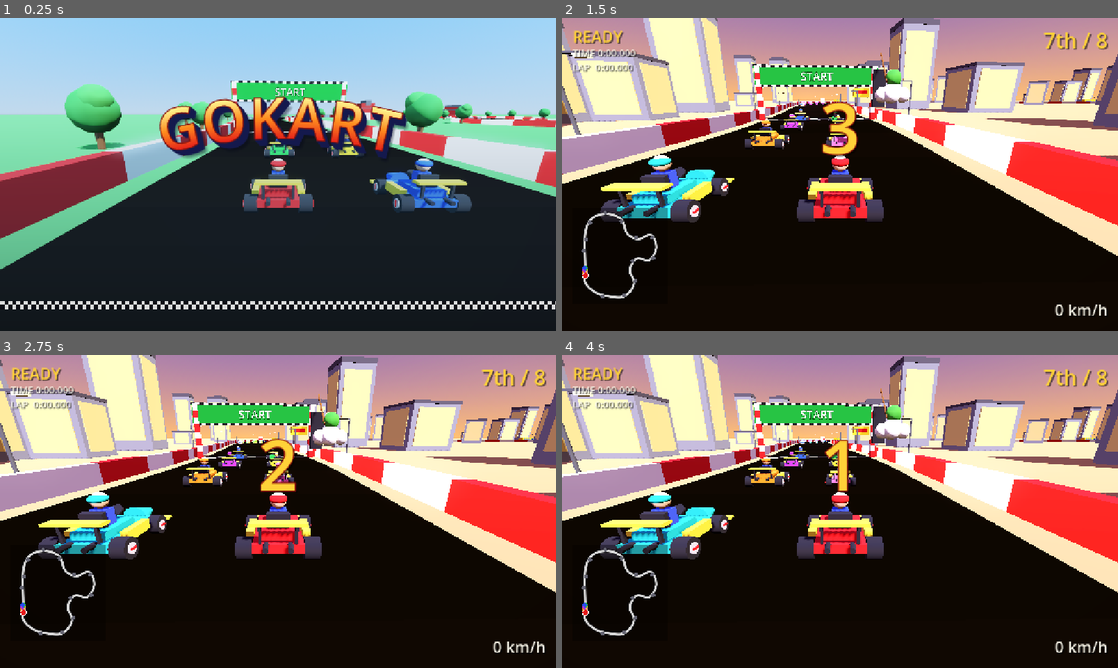
Above: before the commit, frames 1-4 (two rows, left to right).
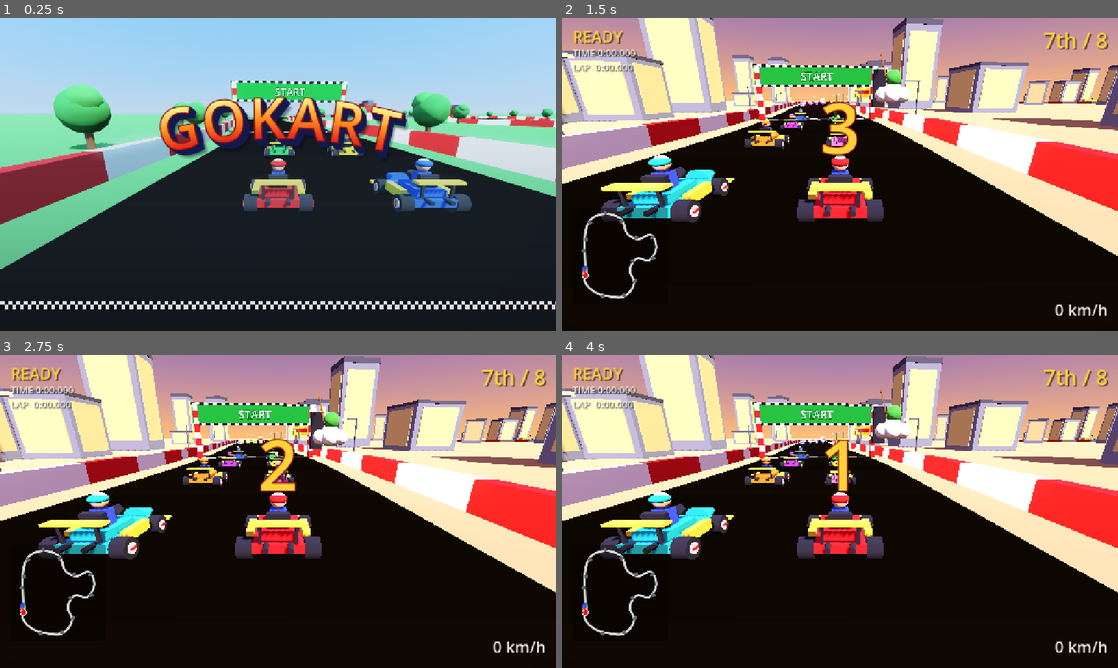
Above: after the commit, the same moments.

Repository: AgentiLoop/GoKart
Game: Godot game, scene res://scenes/menu.tscn
Same seed, same stepped clock (60 frames per second), same inputs: the game is played once before the commit and once after it.
Inputs (mouse positions are in pixels of both pictures, inside the frame that each line leads up to):
- Up to frame 1 (0.25 s): no input
- Up to frame 2 (1.5 s): tap Enter at 0.5, 1.25 s; move the mouse to (962, 158) at 0.52 s; hold D (steer_right) 0.53-1.28 s; hold Space (drift) 0.53-1.28 s; click (962, 158) at 0.67 s; move the mouse to (728, 190) at 1.27 s; hold S (brake) from 1.28 s (still down); tap E (use_item) at 1.35 s
- Up to frame 3 (2.75 s): move the mouse to (333, 442) at 2.02 s; release S (brake) at 2.03 s; hold D (steer_right) from 2.03 s (still down); tap Q (use_item_alt) at 2.1 s
- Up to frame 4 (4 s): move the mouse to (812, 574) at 2.77 s; release D (steer_right) at 2.78 s; hold W (accelerate) 2.78-3.53 s; tap Enter at 2.85 s; click (812, 574) at 2.92 s; move the mouse to (1006, 558) at 3.52 s; hold A (steer_left) from 3.53 s (still down); tap Keypad Enter at 3.6 s

The runs differ from the first frame. In frame 1, 5.7% of the frame differs, in the area x 0-100%, y 21-71%; in frame 2, 9.3%, in the area x 0-100%, y 0-67%; in frame 3, 9.3%; in frame 4, 9.3%.

Commit message:
Walls back off another 0.9 m (3 ft): wall_offset 1.8 -> 2.7, inner face ~2.3 m off the pavement; scenery clearance and the water edge follow the outer face (3.1)

Diff:
--- a/scripts/scenery.gd
+++ b/scripts/scenery.gd
@@ -12,7 +12,7 @@
 const TrackData := preload("res://scripts/track_data.gd")
 
 ## Outer face of the wall beyond the road edge (Track.wall_offset + half its thickness).
-const WALL := 2.2
+const WALL := 3.1
 ## Clearance between the wall's outer face and the nearest edge of a prop.
 const WALL_GAP := 0.6
 ## Clearance between the edges of two props.
--- a/scripts/track.gd
+++ b/scripts/track.gd
@@ -9,7 +9,7 @@
 
 var data: TrackData
 var wall_height := 1.4
-var wall_offset := 1.8   # wall centre beyond the road edge: inner face ~1.4 m (4-5 ft) off the pavement, MK64-style run-off strip
+var wall_offset := 2.7   # wall centre beyond the road edge: inner face ~2.3 m (7-8 ft) off the pavement, MK64-style run-off strip
 var banner_text := "START"
 var _banner_labels: Array[Label3D] = []
 var _banner_panel: MeshInstance3D
--- a/scripts/track_data.gd
+++ b/scripts/track_data.gd
@@ -21,7 +21,7 @@
 ## and Lakitu fishes it out.
 const DEFAULT_WATER := [[0.13, 0.21, -1], [0.62, 0.69, -1]]
 ## Lateral distance beyond the road edge where the water starts (where the wall would stand).
-const WATER_EDGE := 2.2
+const WATER_EDGE := 3.1
 ## How far the water stretches out from the road edge.
 const WATER_WIDTH := 18.0
 ## Railway level crossing: road samples on each side of the crossing centre whose walls are left
